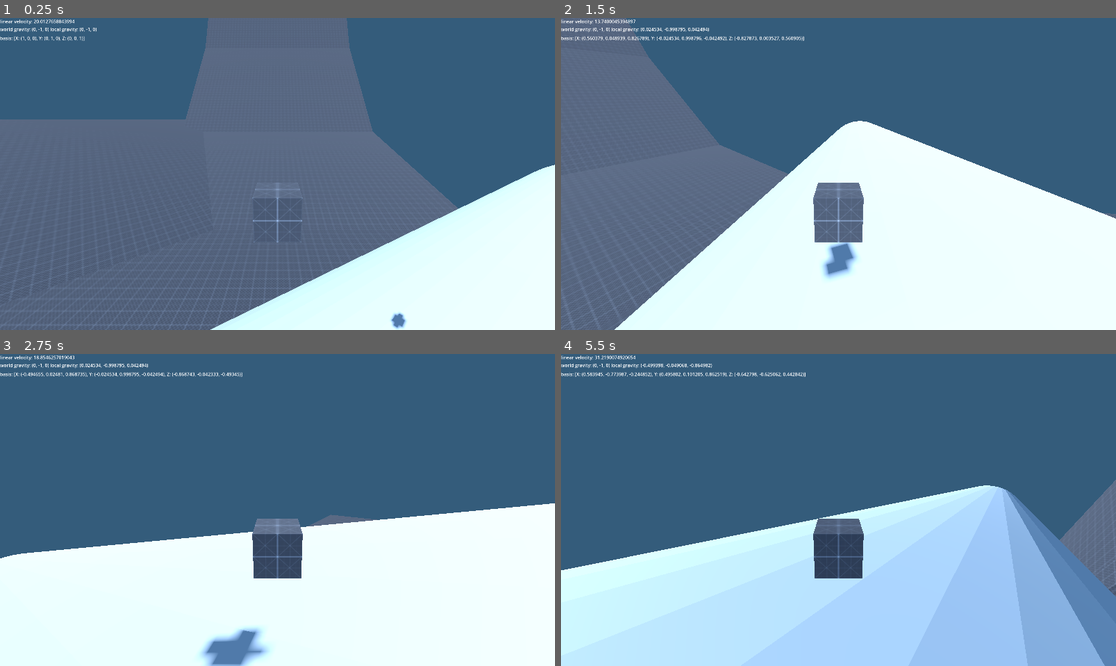
Above: before the commit, frames 1-4 (two rows, left to right).
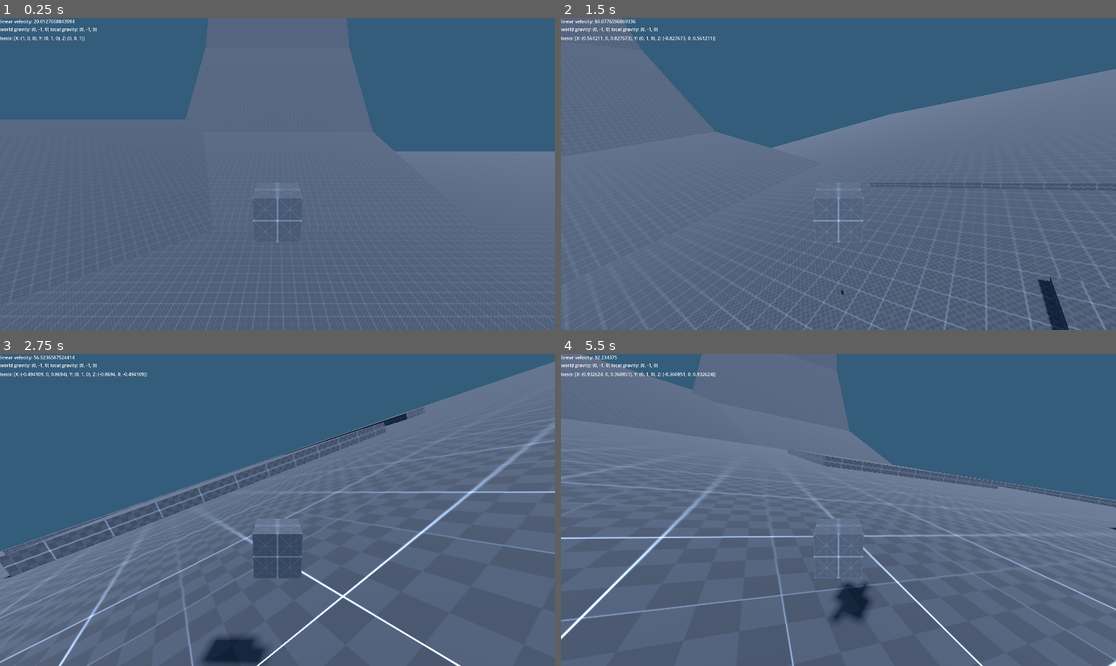
Above: after the commit, the same moments.

Repository: CactusHertz/car-test
Game: Godot game, scene res://level.tscn
Two runs of this game, one before a commit and one after it. Both use one fixed random seed, a clock stepped at 60 frames per second and the inputs below.
Inputs:
- Up to frame 1 (0.25 s): no input
- Up to frame 2 (1.5 s): hold D (move_right) 0.53-1.28 s; tap Space (boost, bound only after the commit) at 0.6, 1.35 s; hold S (move_back) from 1.28 s (still down)
- Up to frame 3 (2.75 s): release S (move_back) at 2.03 s; hold D (move_right) from 2.03 s (still down); tap Space (boost, bound only after the commit) at 2.1 s
- Up to frame 4 (5.5 s): release D (move_right) at 2.78 s; hold W (move_forward) 2.78-3.53 s; tap Space (boost, bound only after the commit) every 0.75 s from 2.85 to 5.1 s; hold A (move_left) 3.53-5.03 s; hold S (move_back) from 5.03 s (still down)

The runs differ from the first frame. In frame 1, 20% of the frame differs, in the area x 0-100%, y 42-100%; in frame 2, 50%; in frame 3, 63%; in frame 4, 77%, in the area x 0-100%, y 0-100%.

Commit message:
Add basic boost system

Diff:
--- a/Car_rb.gd
+++ b/Car_rb.gd
@@ -1,7 +1,9 @@
 extends RigidBody3D
 
-var speed := 80
-var boost_speed := 120
+
+var speed := 120.0#80
+var boost_speed := 240.0
+var max_speed := speed
 var steering_factor := 0.2 #old 2.0
 var steering_tilt := 0.4
 
@@ -15,10 +17,11 @@
 
 @onready var ray : RayCast3D = %RayCast3D
 @onready var body : MeshInstance3D = %CarBody
+@onready var camera_anchor : Node3D = $CameraAnchor
+
 @onready var mph_lable : Label = $UI/mph
 @onready var gravity_lable : Label = $UI/gravity
 @onready var basis_lable : Label = $UI/basis
-@onready var camera_anchor : Node3D = $CameraAnchor
 
 var move_direction := Vector3.ZERO
 var last_strong_direction := Vector3.BACK
@@ -27,20 +30,21 @@
 var target_direction := Vector3.BACK
 
 
-func _ready() -> void:
-	pass
+# state.step = delta
+func _integrate_forces(state) -> void:
 
-func _physics_process(delta: float) -> void:
-	pass
+	if Input.is_action_just_pressed("boost"):
+		max_speed = boost_speed
+		get_node("Timer").start()
 
-# state.step = delta
-func _integrate_forces(state):
+
 	apply_movement(state)
 	update_ui()
 
 func apply_movement(state : PhysicsDirectBodyState3D):
+
 	var input_vector := Input.get_vector("move_left", "move_right", "move_forward", "move_back")
-	var movement_velocity = Vector3(0, 0, input_vector.y).normalized() * speed
+	var movement_velocity = Vector3(0, 0, input_vector.y).normalized() * max_speed
 
 	tilt_body(state.step,input_vector)
 	apply_central_force(basis * movement_velocity)
@@ -91,3 +95,7 @@
 	mph_lable.text = "linear velocity: " + str(linear_velocity.length())
 	gravity_lable.text = "world gravity: " + str(world_gravity) + " local gravity: " + str(local_gravity)
 	basis_lable.text = "basis: " + str(basis)
+
+
+func _on_timer_timeout():
+	max_speed = speed
--- a/Car_rb.tscn
+++ b/Car_rb.tscn
@@ -22,6 +22,7 @@
 physics_material_override = SubResource("PhysicsMaterial_bt7b4")
 gravity_scale = 1.66533e-16
 lock_rotation = true
+continuous_cd = true
 linear_damp = 1.0
 script = ExtResource("1_jy7vu")
 
@@ -49,3 +50,5 @@
 
 [node name="Camera3D" type="Camera3D" parent="CameraAnchor"]
 transform = Transform3D(1, 0, 0, 0, 0.965926, 0.258819, 0, -0.258819, 0.965926, 0, 2, 4.26739)
+
+[connection signal="timeout" from="Timer" to="." method="_on_timer_timeout"]
--- a/level.tscn
+++ b/level.tscn
@@ -44,6 +44,7 @@
 [node name="Floors" type="Node3D" parent="."]
 
 [node name="Floor" type="MeshInstance3D" parent="Floors"]
+visible = false
 mesh = SubResource("PlaneMesh_pgdtn")
 skeleton = NodePath("../..")
 surface_material_override/0 = SubResource("StandardMaterial3D_sdnpf")
@@ -97,6 +98,61 @@
 [node name="CollisionShape3D" type="CollisionShape3D" parent="Floors/Floor6/StaticBody3D"]
 shape = SubResource("ConcavePolygonShape3D_qga2g")
 
+[node name="Floor7" type="MeshInstance3D" parent="Floors"]
+transform = Transform3D(-4.17565e-08, -1.29258e-08, -1, -0.999263, -0.0383884, 4.22219e-08, -0.0383884, 0.999263, -1.13133e-08, 0, 715.061, -951)
+mesh = SubResource("PlaneMesh_pgdtn")
+skeleton = NodePath("../..")
+surface_material_override/0 = SubResource("StandardMaterial3D_sdnpf")
+
+[node name="StaticBody3D" type="StaticBody3D" parent="Floors/Floor7"]
+
+[node name="CollisionShape3D" type="CollisionShape3D" parent="Floors/Floor7/StaticBody3D"]
+shape = SubResource("ConcavePolygonShape3D_qga2g")
+
+[node name="Floor8" type="MeshInstance3D" parent="Floors"]
+transform = Transform3D(-4.17565e-08, -1.29258e-08, -1, -0.846193, -0.532877, 4.22219e-08, -0.532877, 0.846193, 1.13133e-08, 0, 958.061, -887)
+mesh = SubResource("PlaneMesh_pgdtn")
+skeleton = NodePath("../..")
+surface_material_override/0 = SubResource("StandardMaterial3D_sdnpf")
+
+[node name="StaticBody3D" type="StaticBody3D" parent="Floors/Floor8"]
+
+[node name="CollisionShape3D" type="CollisionShape3D" parent="Floors/Floor8/StaticBody3D"]
+shape = SubResource("ConcavePolygonShape3D_qga2g")
+
+[node name="Floor9" type="MeshInstance3D" parent="Floors"]
+transform = Transform3D(-4.17565e-08, -1.29258e-08, -1, -0.466386, -0.884581, 3.09086e-08, -0.884581, 0.466386, 3.09086e-08, 0, 1019.06, -796)
+mesh = SubResource("PlaneMesh_pgdtn")
+skeleton = NodePath("../..")
+surface_material_override/0 = SubResource("StandardMaterial3D_sdnpf")
+
+[node name="StaticBody3D" type="StaticBody3D" parent="Floors/Floor9"]
+
+[node name="CollisionShape3D" type="CollisionShape3D" parent="Floors/Floor9/StaticBody3D"]
+shape = SubResource("ConcavePolygonShape3D_qga2g")
+
+[node name="Floor10" type="MeshInstance3D" parent="Floors"]
+transform = Transform3D(-4.17565e-08, -1.29258e-08, -1, 0.0383885, -0.999263, 1.13133e-08, -0.999263, -0.0383885, 4.22219e-08, 0, 1053.06, -612)
+mesh = SubResource("PlaneMesh_pgdtn")
+skeleton = NodePath("../..")
+surface_material_override/0 = SubResource("StandardMaterial3D_sdnpf")
+
+[node name="StaticBody3D" type="StaticBody3D" parent="Floors/Floor10"]
+
+[node name="CollisionShape3D" type="CollisionShape3D" parent="Floors/Floor10/StaticBody3D"]
+shape = SubResource("ConcavePolygonShape3D_qga2g")
+
+[node name="Floor11" type="MeshInstance3D" parent="Floors"]
+transform = Transform3D(-4.17565e-08, -1.29258e-08, -1, 0.73373, -0.679441, -2.18557e-08, -0.679441, -0.73373, 3.78551e-08, 0, 967.061, -399)
+mesh = SubResource("PlaneMesh_pgdtn")
+skeleton = NodePath("../..")
+surface_material_override/0 = SubResource("StandardMaterial3D_sdnpf")
+
+[node name="StaticBody3D" type="StaticBody3D" parent="Floors/Floor11"]
+
+[node name="CollisionShape3D" type="CollisionShape3D" parent="Floors/Floor11/StaticBody3D"]
+shape = SubResource("ConcavePolygonShape3D_qga2g")
+
 [node name="Floor3" type="MeshInstance3D" parent="Floors"]
 transform = Transform3D(0.615596, 0.191018, -0.764562, -0.296358, 0.955077, 0, 0.730215, 0.226584, 0.644551, -261.399, 56.0609, -300.897)
 mesh = SubResource("PlaneMesh_pgdtn")
@@ -117,21 +173,27 @@
 use_collision = true
 size = Vector3(115, 4, 113)
 
+[node name="CSGBox3D4" type="CSGBox3D" parent="."]
+transform = Transform3D(1, 0, 0, 0, 1, 0, 0, 0, 1, -76.0801, -2, 624)
+material_override = SubResource("StandardMaterial3D_7a4j5")
+use_collision = true
+size = Vector3(4742, 4, 2955)
+
 [node name="CSGBox3D2" type="CSGBox3D" parent="."]
-transform = Transform3D(1, 0, 0, 0, 1, 0, 0, 0, 1, 126.92, 2.01743, 35.5)
+transform = Transform3D(1, 0, 0, 0, 1, 0, 0, 0, 1, 160.92, 2.01743, 72.5)
 material_override = SubResource("StandardMaterial3D_7a4j5")
 use_collision = true
 size = Vector3(22, 4, 308)
 
 [node name="CSGBox3D3" type="CSGBox3D" parent="."]
-transform = Transform3D(1, 0, 0, 0, 1, 0, 0, 0, 1, 43.9203, 2.01743, 178)
+transform = Transform3D(1, 0, 0, 0, 1, 0, 0, 0, 1, 77.9203, 2.01743, 215)
 material_override = SubResource("StandardMaterial3D_7a4j5")
 use_collision = true
 size = Vector3(188, 4, 23)
 
 [node name="CSGSphere3D" type="CSGCylinder3D" parent="."]
 transform = Transform3D(30, -420.888, 2.27131e-06, 0, -2.12437e-05, -60, 51.9615, 243, -1.31134e-06, 0, 79.9391, 0)
-use_collision = true
+visible = false
 height = 0.8
 sides = 64
 smooth_faces = false
--- a/project.godot
+++ b/project.godot
@@ -48,6 +48,11 @@
 , Object(InputEventKey,"resource_local_to_scene":false,"resource_name":"","device":-1,"window_id":0,"alt_pressed":false,"shift_pressed":false,"ctrl_pressed":false,"meta_pressed":false,"pressed":false,"keycode":0,"physical_keycode":4194321,"key_label":0,"unicode":0,"echo":false,"script":null)
 ]
 }
+boost={
+"deadzone": 0.5,
+"events": [Object(InputEventKey,"resource_local_to_scene":false,"resource_name":"","device":-1,"window_id":0,"alt_pressed":false,"shift_pressed":false,"ctrl_pressed":false,"meta_pressed":false,"pressed":false,"keycode":0,"physical_keycode":32,"key_label":0,"unicode":32,"echo":false,"script":null)
+]
+}
 
 [physics]
 
